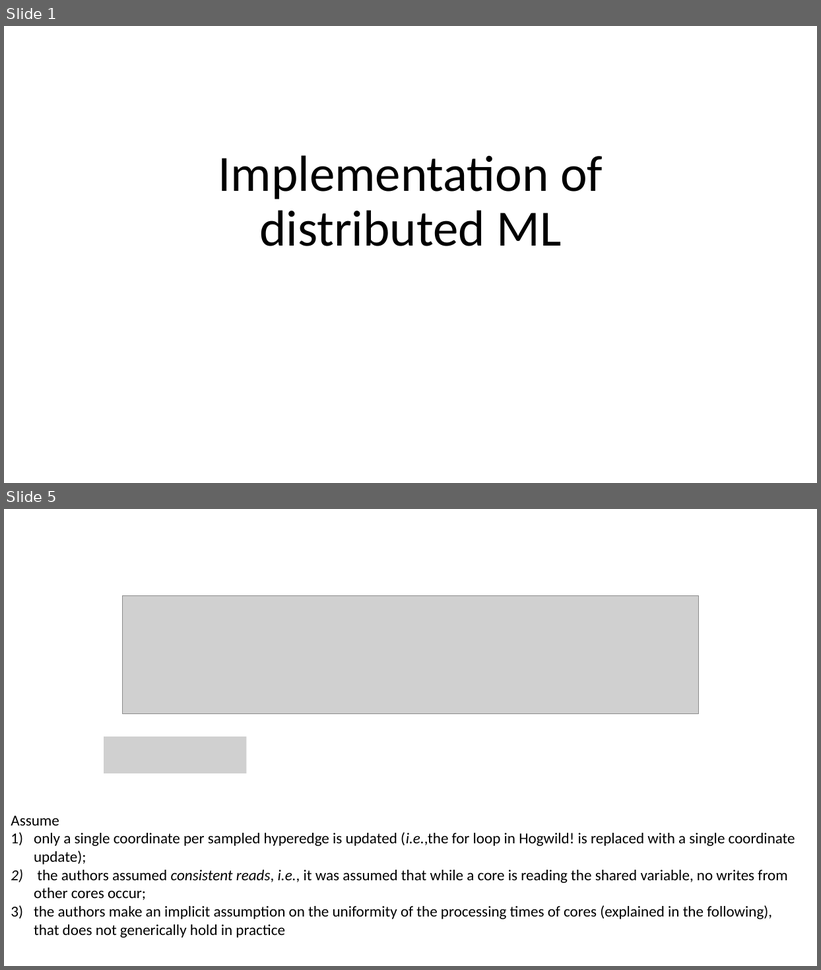
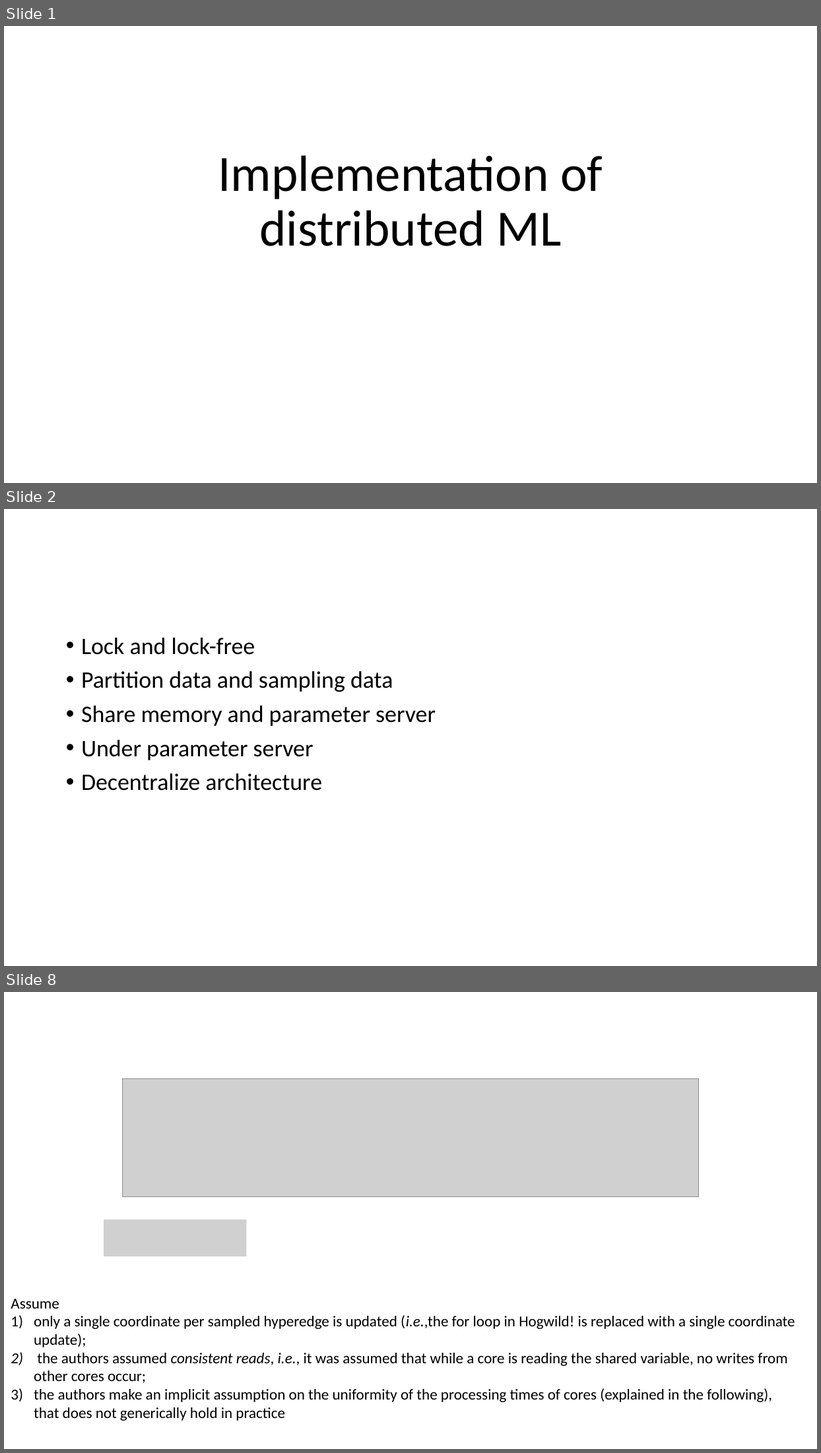
Before and after one commit to xfdywy/Optimization, a slide deck: distributed ML implementation.pptx. Shown one above the other, each under a label of ours: slides 1 and 5 before the commit, slides 1, 2 and 8 after it; the slides between them are not shown. The pictures are 821x970 and 821x1453 pixels, drawn with LibreOffice and Linux fonts; fonts in the diff are those of the drawing; grey boxes stand for pictures. Boxes give left, top, right and bottom in pixels: in the first picture for what was removed or moved away, otherwise in the second. Text is boxed around its words. In the diff, an @@ line names an element or a change of style, - is before the commit and + after.

```diff
--- a/distributed ML implementation.pptx
+++ b/distributed ML implementation.pptx
@@ slide 2 added at [4, 509, 817, 966], background #FFFFFF @@
@@ text added at [81, 638, 436, 791], 28 pt, text #000000 @@
+• Lock and lock-free
+• Partition data and sampling data
+• Share memory and parameter server
+• Under parameter server
+• Decentralize architecture
@@ what was slide 5 is now slide 8 @@
```
Also in this commit, not shown: 2 slides changed, 6 other slides added, 1 slide removed, 3 other files.
